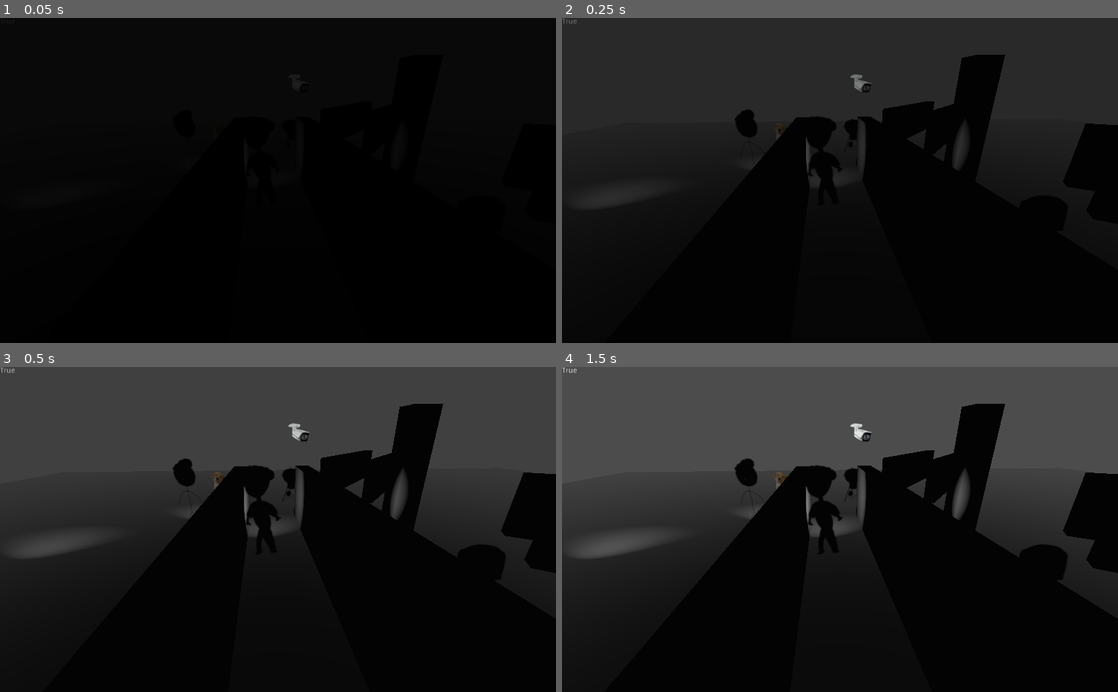
Above: before the commit, frames 1-4 (two rows, left to right).
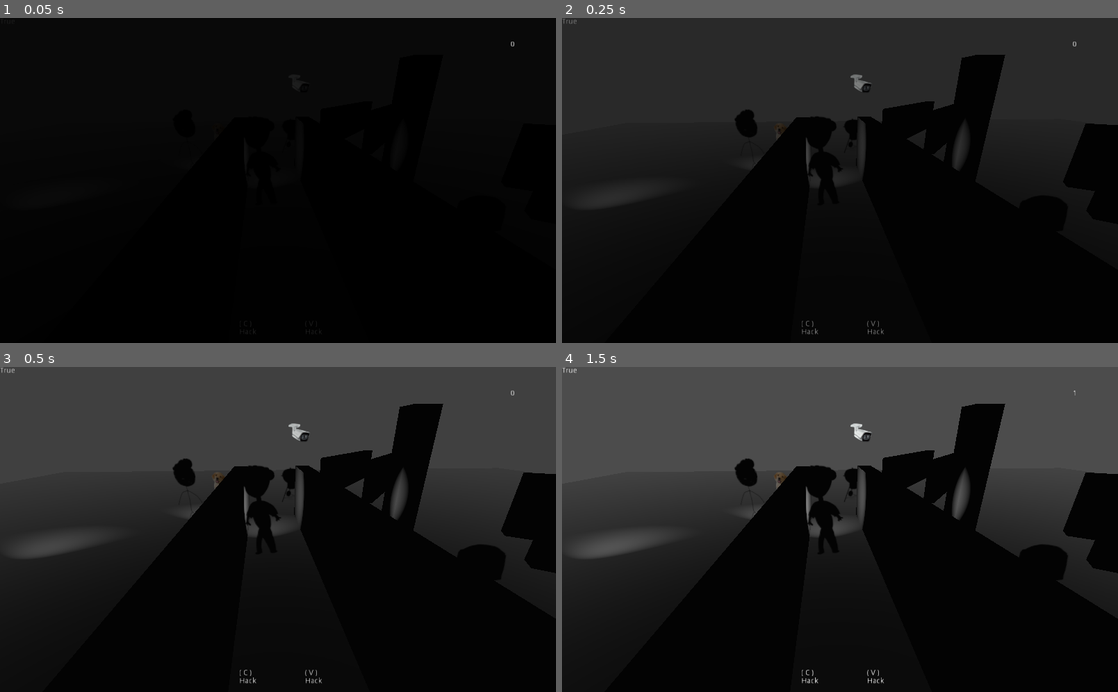
Above: after the commit, the same moments.

Repository: grunkgrunk/gwj-20
Game: Godot game, scene res://World.tscn
Two runs of this game, one before a commit and one after it. Both use one fixed random seed, a clock stepped at 60 frames per second and the inputs below. The engine's default icon, where the game draws it, is replaced by a stand-in: a white triangle on a blue panel in a dark square.
Inputs:
- Up to frame 1 (0.05 s): no input
- Up to frame 2 (0.25 s): no input
- Up to frame 3 (0.5 s): no input
- Up to frame 4 (1.5 s): tap Enter (ui_accept) at 0.5, 0.77, 1.25 s; hold Right (ui_right) 0.53-1.28 s; tap C (action_1) at 0.6 s; tap V (action_2) at 0.8, 1.35 s; hold Down (ui_down) from 1.28 s (still down)

The runs differ from the first frame. In frame 1, less than 0.1% of the frame differs, in the area x 45-93%, y 7-97%; in frame 2, less than 0.1%; in frame 3, less than 0.1%, in the area x 43-93%, y 7-98%; in frame 4, less than 0.1%.

Commit message:
made clock and all possible

Diff:
--- /dev/null
+++ b/game/Abilities.gd
@@ -0,0 +1,12 @@
+extends HBoxContainer
+
+
+func reset():
+	$C.modulate.a = 1
+	$V.modulate.a = 1
+
+func use(n, success):
+	if n==1 and success:
+		$C.modulate.a = 0.5
+	if n==2 and success:
+		$V.modulate.a = 0.5
--- a/game/Boy.gd
+++ b/game/Boy.gd
@@ -2,6 +2,9 @@
 
 signal object_spawned
 export(PackedScene) var cookie_scene
+
+var ab_name_1 = "Slingshot"
+var ab_name_2 = "Sprint"
 
 func action_1():
 	print("Shoot with slingshot")
--- a/game/Character.gd
+++ b/game/Character.gd
@@ -1,4 +1,6 @@
 extends KinematicBody
+
+signal used_ability
 
 var movespeed = 10
 
@@ -36,8 +38,10 @@
 		return
 	if evt.action == "action_1" and not action_1_used:
 		action_1_used = action_1()
+		emit_signal("used_ability", 1, action_1_used)
 	if evt.action == "action_2" and not action_2_used:
 		action_2_used = action_2()
+		emit_signal("used_ability", 2, action_2_used)
 
 func action_1():
 	print("dad humor")
--- /dev/null
+++ b/game/Clock.gd
@@ -0,0 +1,4 @@
+extends Label
+
+func _process(delta):
+	text = str(floor(G.current_time))
--- a/game/Dad.gd
+++ b/game/Dad.gd
@@ -1,6 +1,10 @@
 extends "res://Character.gd"
 
 # Called every frame. 'delta' is the elapsed time since the previous frame.
+
+
+var ab_name_1 = "Joke"
+var ab_name_2 = "Grill"
 
 func _ready():
 	._ready()
--- a/game/Granny.gd
+++ b/game/Granny.gd
@@ -3,8 +3,11 @@
 signal object_spawned
 export(PackedScene) var cookie_scene
 
+
+var ab_name_1 = "Cookie"
+var ab_name_2 = "Hack"
+
 func action_1():
-	print("action 1 is op")
 	var c = cookie_scene.instance()
 	c.global_transform.origin =  global_transform.origin
 	emit_signal("object_spawned", c)
--- a/game/SecurityCam.gd
+++ b/game/SecurityCam.gd
@@ -2,7 +2,7 @@
 
 
 func _ready():
-	connect("body_entered", self, "b")
+	$Spot.connect("body_entered", self, "b")
 
 
 func b(body):
--- a/game/SecurityCam.tscn
+++ b/game/SecurityCam.tscn
@@ -1,10 +1,10 @@
-[gd_scene load_steps=5 format=2]
+[gd_scene load_steps=6 format=2]
 
 [ext_resource path="res://Camera.png" type="Texture" id=1]
 [ext_resource path="res://SecurityCam.gd" type="Script" id=2]
 
-[sub_resource type="SphereShape" id=1]
-radius = 3.66383
+[sub_resource type="SphereShape" id=3]
+radius = 4.69085
 
 [sub_resource type="Animation" id=2]
 resource_name = "Rotator"
@@ -22,16 +22,19 @@
 "values": [ Vector3( 0, 0, 0 ), Vector3( 0, 1440, 0 ), Vector3( 0, 2520, 0 ), Vector3( 0, 3240, 0 ), Vector3( 0, 3600, 0 ), Vector3( 0, 3960, 0 ) ]
 }
 
+[sub_resource type="SphereShape" id=1]
+radius = 3.66383
+
 [node name="SecurityCam" type="Area" groups=[
 "Actor",
 "SecurityCam",
 ]]
-transform = Transform( 1, 0, 5.26116e-06, 0, 1, 0, -5.26116e-06, 0, 1, 0, 0, 0 )
+transform = Transform( 1, 0, 6.99382e-07, 0, 1, 0, -6.99382e-07, 0, 1, 0, 0, 0 )
 script = ExtResource( 2 )
 
 [node name="CollisionShape" type="CollisionShape" parent="."]
-transform = Transform( 1, 0, 0, 0, 1, 0, 0, 0, 1, 8.4814, 0, 0 )
-shape = SubResource( 1 )
+transform = Transform( 1, 0, 0, 0, 1, 0, 0, 0, 1, 0, 4.83641, 0 )
+shape = SubResource( 3 )
 
 [node name="Sprite" type="Sprite3D" parent="."]
 transform = Transform( 0.5, 0, 0, 0, 0.5, 0, 0, 0, 1.5, 0, 10, 0 )
@@ -47,4 +50,10 @@
 
 [node name="AnimationPlayer" type="AnimationPlayer" parent="."]
 anims/Rotator = SubResource( 2 )
+
+[node name="Spot" type="Area" parent="."]
+
+[node name="CollisionShape" type="CollisionShape" parent="Spot"]
+transform = Transform( 1, 0, 0, 0, 1, 0, 0, 0, 1, 8.4814, 0, 0 )
+shape = SubResource( 1 )
 [connection signal="timeout" from="Timer" to="." method="_on_Timer_timeout"]
--- a/game/World.gd
+++ b/game/World.gd
@@ -16,12 +16,21 @@
 # Called when the node enters the scene tree for the first time.
 onready var ch_select = $ui/CharacterSelection
 
+
+
 func _ready():
 	ch_select.hide()
 	ch_select.connect("avatar_chosen", self, "on_avatar_chosen")
 
+	for p in get_tree().get_nodes_in_group("Player"):
+		p.connect("used_ability", self, "_on_used_ability")
+
 	for g in get_tree().get_nodes_in_group("Guard"):
 		g.connect("caught",self,"on_caught")
+
+func _on_used_ability(n, success):
+	$ui/Abilities.use(n, success)
+
 
 func get_actors():
 	return get_tree().get_nodes_in_group("Actor")
@@ -48,6 +57,7 @@
 
 
 func reset():
+	$ui/Abilities.reset()
 	G.current_time = 0
 	for a in get_actors():
 		a.reset()
@@ -61,6 +71,9 @@
 	unpause()
 	c.actions.is_player_in_control = true
 	c.actions.record = []
+
+	$ui/Abilities/C/Ability.text = c.ab_name_1
+	$ui/Abilities/V/Ability.text = c.ab_name_2
 	$ui/Fader.reset()
 	$Camera.target = c
 
--- a/game/ui.tscn
+++ b/game/ui.tscn
@@ -1,7 +1,9 @@
-[gd_scene load_steps=5 format=2]
+[gd_scene load_steps=7 format=2]
 
 [ext_resource path="res://Fader.gd" type="Script" id=1]
 [ext_resource path="res://CharacterSelection.tscn" type="PackedScene" id=2]
+[ext_resource path="res://Abilities.gd" type="Script" id=3]
+[ext_resource path="res://Clock.gd" type="Script" id=4]
 
 [sub_resource type="Animation" id=1]
 resource_name = "FadeIn"
@@ -38,6 +40,74 @@
 [node name="CharacterSelection" parent="." instance=ExtResource( 2 )]
 visible = false
 
+[node name="Abilities" type="HBoxContainer" parent="."]
+margin_left = 440.339
+margin_top = 557.5
+margin_right = 678.339
+margin_bottom = 597.5
+script = ExtResource( 3 )
+__meta__ = {
+"_edit_use_anchors_": false
+}
+
+[node name="C" type="Control" parent="Abilities"]
+margin_right = 117.0
+margin_bottom = 40.0
+size_flags_horizontal = 3
+__meta__ = {
+"_edit_use_anchors_": false
+}
+
+[node name="Ability" type="Label" parent="Abilities/C"]
+margin_left = 1.422
+margin_top = 14.5044
+margin_right = 41.422
+margin_bottom = 45.5044
+text = "Hack
+"
+__meta__ = {
+"_edit_use_anchors_": false
+}
+
+[node name="Label" type="Label" parent="Abilities/C"]
+margin_right = 40.0
+margin_bottom = 14.0
+text = "( C )
+"
+__meta__ = {
+"_edit_use_anchors_": false
+}
+
+[node name="V" type="Control" parent="Abilities"]
+margin_left = 121.0
+margin_right = 238.0
+margin_bottom = 40.0
+size_flags_horizontal = 3
+__meta__ = {
+"_edit_use_anchors_": false
+}
+
+[node name="Ability" type="Label" parent="Abilities/V"]
+margin_left = 1.422
+margin_top = 14.5044
+margin_right = 41.422
+margin_bottom = 45.5044
+text = "Hack
+"
+__meta__ = {
+"_edit_use_anchors_": false
+}
+
+[node name="Label" type="Label" parent="Abilities/V"]
+margin_right = 40.0
+margin_bottom = 14.0
+text = "( V )
+
+"
+__meta__ = {
+"_edit_use_anchors_": false
+}
+
 [node name="Fader" type="Control" parent="."]
 anchor_right = 1.0
 anchor_bottom = 1.0
@@ -51,6 +121,7 @@
 anims/FadeOut = SubResource( 2 )
 
 [node name="ColorRect" type="ColorRect" parent="Fader"]
+modulate = Color( 1, 1, 1, 0 )
 anchor_right = 1.0
 anchor_bottom = 1.0
 color = Color( 0, 0, 0, 1 )
@@ -65,3 +136,13 @@
 __meta__ = {
 "_edit_use_anchors_": false
 }
+
+[node name="Clock" type="Label" parent="."]
+margin_left = 940.173
+margin_top = 42.0361
+margin_right = 980.173
+margin_bottom = 56.0361
+script = ExtResource( 4 )
+__meta__ = {
+"_edit_use_anchors_": false
+}
